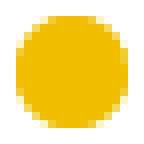
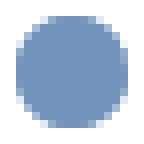
Before/after of a 144 x 144 layered artwork. What changed in the layer stack:
painted on "Yellow" over left=16, top=16, right=128, bottom=128
